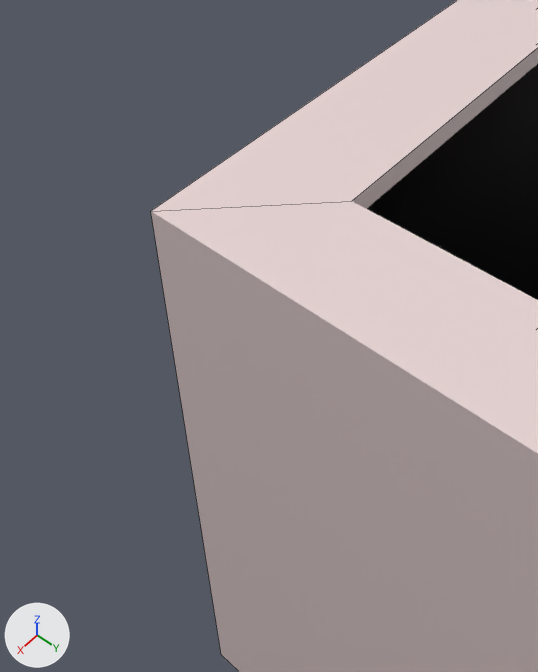
An edit to the Blender file InformaticsSeminar.blend, drawn before and after from the same camera.
The view is the same before and after, from a 50 mm lens placed at (5.545, -8.504, 1.691), pointed at (5.082, -8.904, 0.953). Every picture has the same lights, and +X, +Y and +Z are marked at lower left. Mesh edges are drawn as thin lines.

The first picture shows '筐体'.
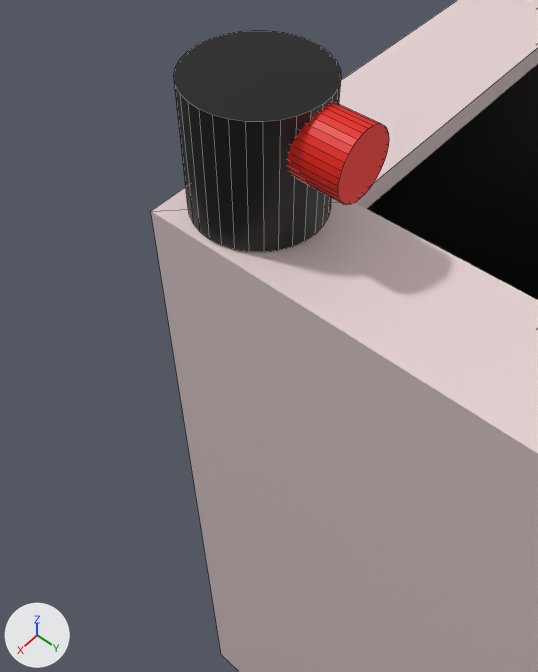
The newer file is also turned or shifted as a whole; pictures and numbers use the older file's frame.

Diff of the bpy script that builds the scene:
```diff
--- a/InformaticsSeminar.blend.py
+++ b/InformaticsSeminar.blend.py
@@ mat_マテリアル_001 @@
+mat_マテリアル_001 = principled_material('マテリアル.001')
+mat_マテリアル_001.base_color = (0.8, 0.00924, 0.0)  # red #e71800
@@ mat_マテリアル @@
+mat_マテリアル = principled_material('マテリアル')
+mat_マテリアル.base_color = (0.0, 0.0, 0.0)  # black #000000
@@ me_円柱_001 @@
+me_円柱_001.from_pydata(...)  # a 32-sided cylinder along z spanning x -1.0..1.0, y -1.0..1.0, z -1.0..1.0
+me_円柱_001.materials.append(mat_マテリアル_001)  # red #e71800
@@ me_円柱 @@
+me_円柱.from_pydata(...)  # a 32-sided cylinder along z spanning x -1.0..1.0, y -1.0..1.0, z -1.0..1.0
+me_円柱.materials.append(mat_マテリアル)  # black #000000
@@ ob_円柱_001 @@
+ob_円柱_001 = bpy.data.objects.new('円柱.001', me_円柱_001)
+ob_円柱_001.location = (4.936, -8.934, 1.147)
+ob_円柱_001.rotation_euler = (1.571, 0.0, 0.0)  # degrees (90, 0, 0)
+ob_円柱_001.scale = (0.05, 0.05, 0.05)
@@ ob_円柱 @@
+ob_円柱 = bpy.data.objects.new('円柱', me_円柱)
+ob_円柱.location = (4.939, -9.046, 1.104)
+ob_円柱.scale = (0.1, 0.1, 0.1)
```

What differs and where, as boxes [x1, y1, x2, y2] in the pictures (538 x 672 px):
'円柱', added (black): after [174, 30, 341, 252]
'円柱.001', added (red): after [287, 102, 389, 205]
